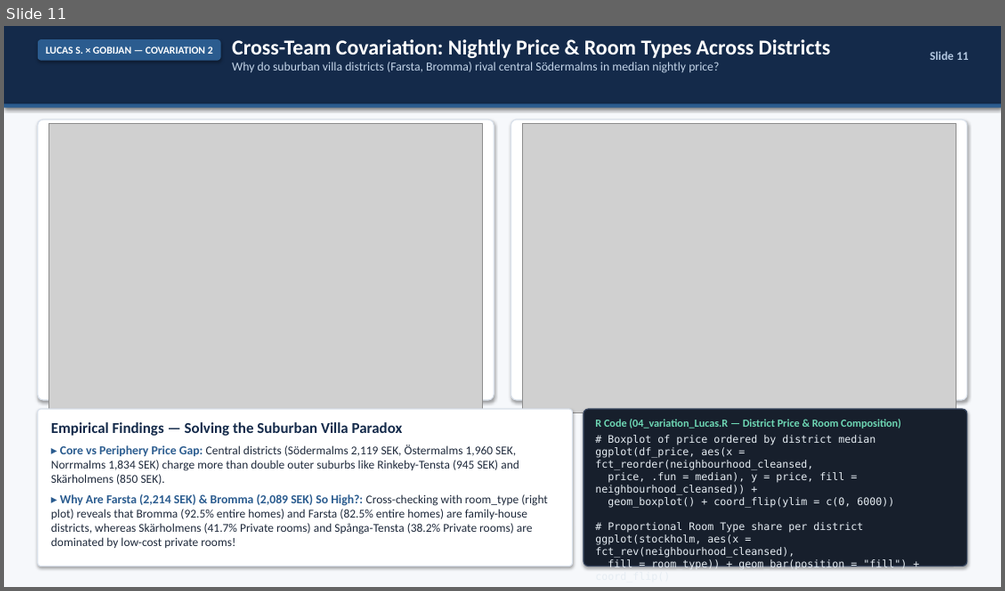
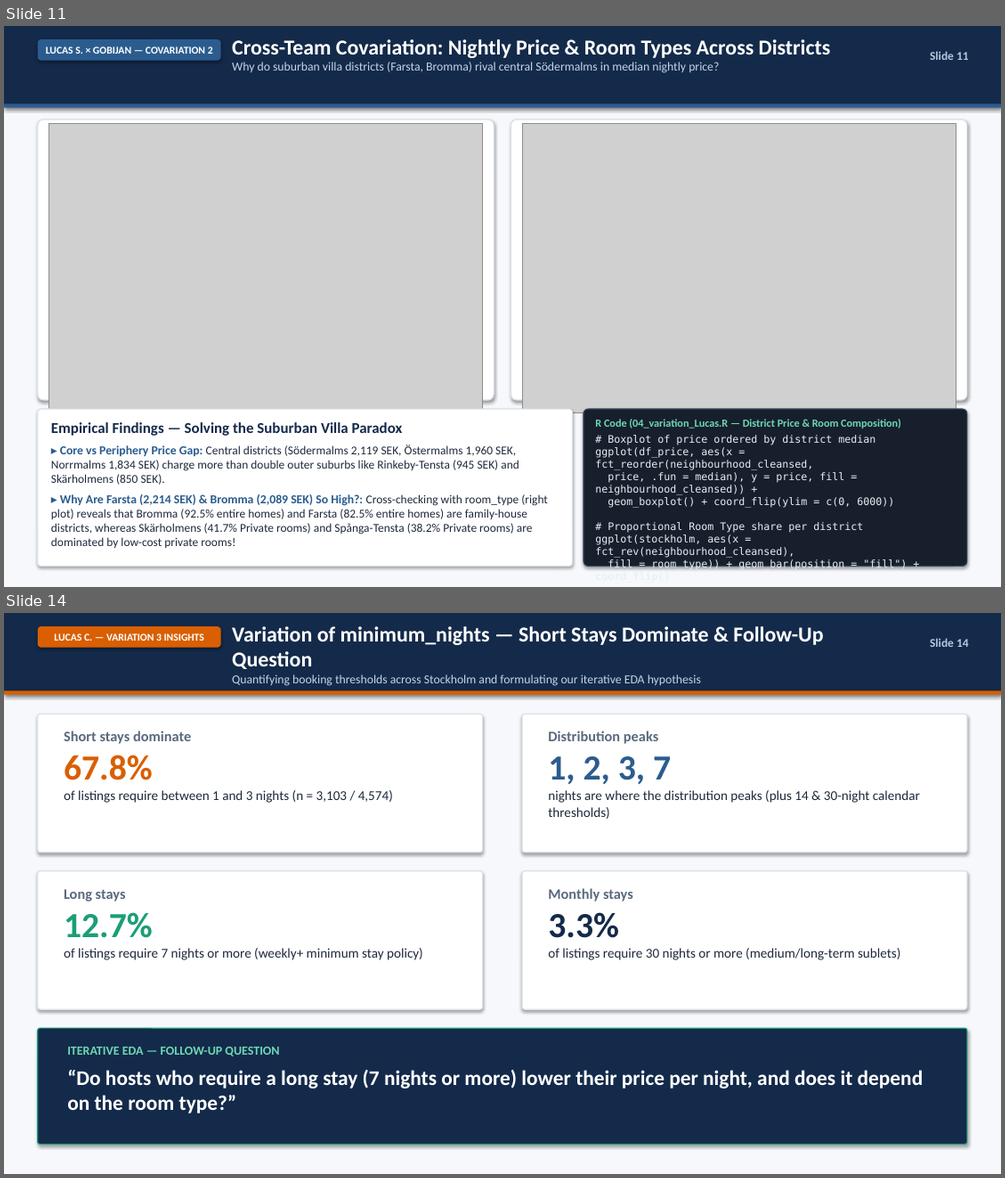
Before and after one commit to GobyNathan/Statistical-Programming-R, a slide deck: presentation/STAT1951_Group8_Gobijan_Slides.pptx. Shown one above the other, each under a label of ours: slide 11 before the commit, slides 11 and 14 after it; the slides between them are not shown. The pictures are 1005x591 and 1005x1178 pixels, drawn with LibreOffice and Linux fonts; fonts in the diff are those of the drawing; grey boxes stand for pictures. Boxes give left, top, right and bottom in pixels: in the first picture for what was removed or moved away, otherwise in the second. Text is boxed around its words. In the diff, an @@ line names an element or a change of style, - is before the commit and + after.

Commit message:
[FEAT/FIX] -> add Lucas C. slides & retrospective to PPTX deck, fix neighbourhood col in 03_variation_lc.R

```diff
--- a/presentation/STAT1951_Group8_Gobijan_Slides.pptx
+++ b/presentation/STAT1951_Group8_Gobijan_Slides.pptx
@@ slide 14 added at [4,613,1001,1174], background #FFFFFF @@
@@ rectangle added at [4,613,1001,1174], fill #F6F8FB @@
@@ rectangle added at [4,613,1001,694], fill #142A4A @@
@@ rounded rectangle added at [38,626,221,648], fill #D95F02, 10 pt, text #FFFFFF, bold @@
+LUCAS C. — VARIATION 3 INSIGHTS
@@ text added at [232,626,823,686], 11.8 pt, text #C3D4E8 @@
+Variation of minimum_nights — Short Stays Dominate & Follow-Up Question
+Quantifying booking thresholds across Stockholm and formulating our iterative EDA hypothesis
@@ text added at [930,638,969,647], 11.5 pt, text #B4C8E1, bold @@
+Slide 14
@@ rectangle added at [4,690,1001,695], fill #D95F02 @@
@@ rounded rectangle added at [38,714,483,852], fill #FFFFFF, outline #DAE1EB 1 pt @@
@@ rounded rectangle added at [522,714,967,852], fill #FFFFFF, outline #DAE1EB 1 pt @@
@@ text added at [64,730,393,803], 13 pt, text #1E293B @@
+Short stays dominate
+67.8%
+of listings require between 1 and 3 nights (n = 3,103 / 4,574)
@@ text added at [548,730,920,819], 13 pt, text #1E293B @@
+Distribution peaks
+1, 2, 3, 7
+nights are where the distribution peaks (plus 14 & 30-night calendar thresholds)
@@ rounded rectangle added at [38,871,483,1009], fill #FFFFFF, outline #DAE1EB 1 pt @@
@@ rounded rectangle added at [522,871,967,1009], fill #FFFFFF, outline #DAE1EB 1 pt @@
@@ text added at [64,889,423,960], 13 pt, text #1E293B @@
+Long stays
+12.7%
+of listings require 7 nights or more (weekly+ minimum stay policy)
@@ text added at [548,888,900,960], 13 pt, text #1E293B @@
+Monthly stays
+3.3%
+of listings require 30 nights or more (medium/long-term sublets)
@@ rounded rectangle added at [38,1028,967,1144], fill #142A4A, outline #1B9E77 1 pt @@
@@ text added at [67,1046,923,1113], 20 pt, text #FFFFFF, bold @@
+ITERATIVE EDA — FOLLOW-UP QUESTION
+“Do hosts who require a long stay (7 nights or more) lower their price per night, and does it depend on the room type?”
```
Also in this commit, not shown: 4 other slides added, 1 other file.
